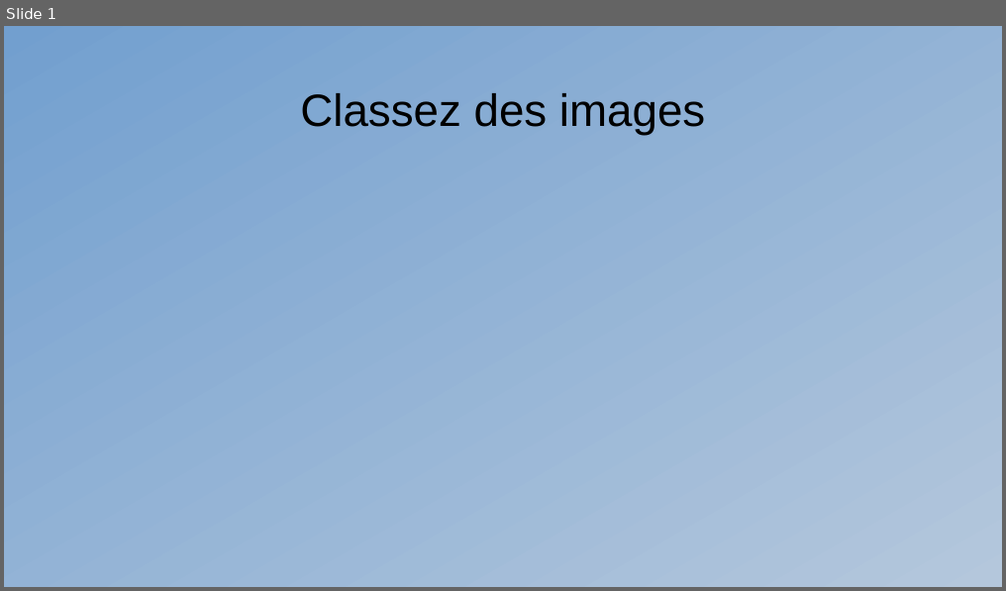
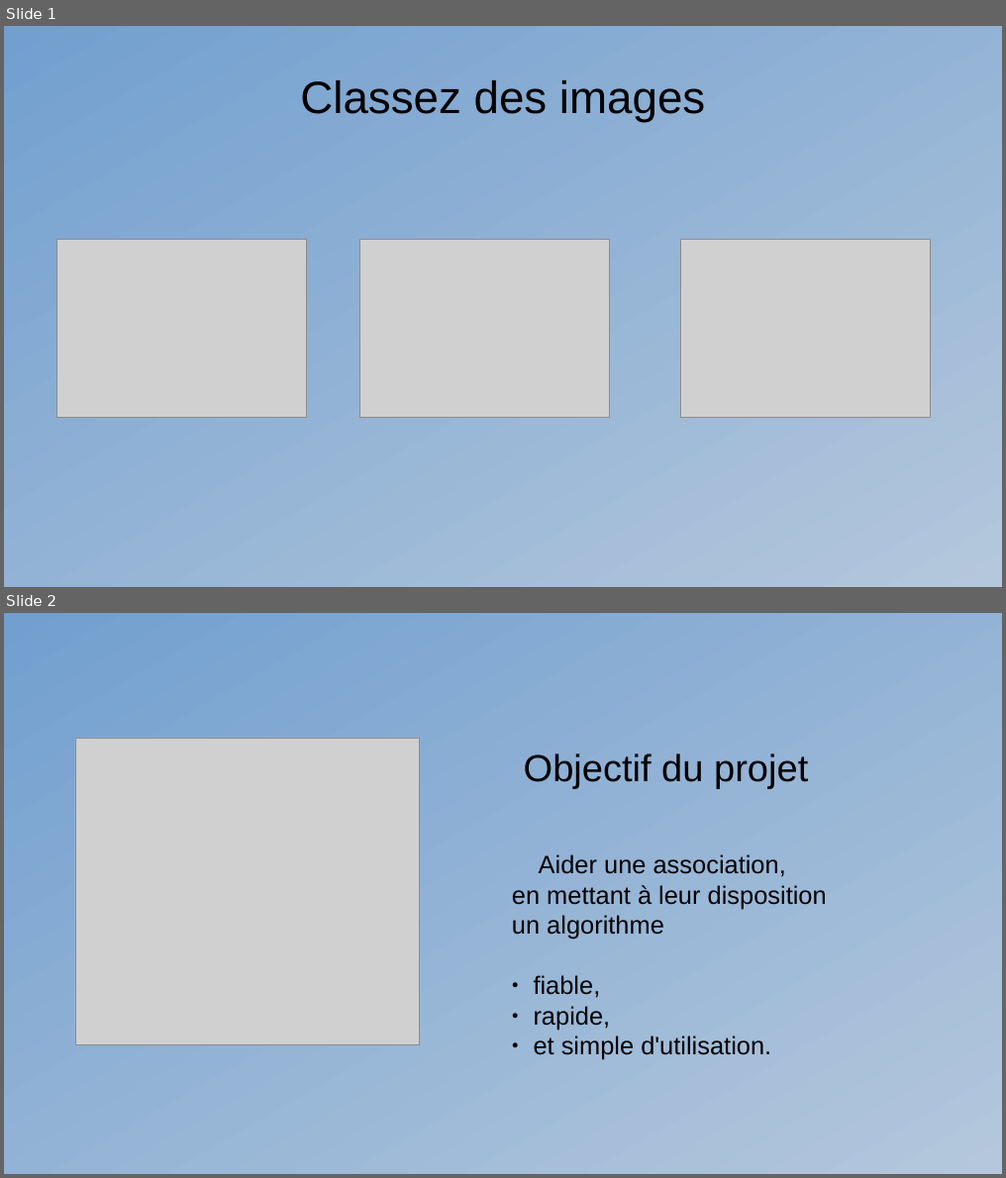
Before and after one commit to Kiwinokoto/OC_projet_6_Classer_des_images, a slide deck: presentation/Oudelet_Kevin_8_presentation_271123.odp. Shown one above the other, each under a label of ours: slide 1 before the commit, slides 1 and 2 after it. The pictures are 1006x591 and 1006x1178 pixels, drawn with LibreOffice and Linux fonts; fonts in the diff are those of the drawing; grey boxes stand for pictures. Boxes give left, top, right and bottom in pixels: in the first picture for what was removed or moved away, otherwise in the second. Text is boxed around its words. In the diff, an @@ line names an element or a change of style, - is before the commit and + after.

```diff
--- a/presentation/Oudelet_Kevin_8_presentation_271123.odp
+++ b/presentation/Oudelet_Kevin_8_presentation_271123.odp
@@ slide 2 added at [4,613,1002,1174], background gradient #729FCF to #B4C7DC @@
@@ picture added at [75,738,420,1045] @@
@@ title added at [524,754,808,789], 30 pt, text #000000 @@
+Objectif du projet
@@ text added at [512,855,827,1060], 20 pt, text #000000 @@
+Aider une association,
+en mettant à leur disposition
+un algorithme
+● fiable,
+● rapide,
+● et simple d'utilisation.
@@ slide 1 changed as well @@
@@ title "Classez des images": place and size @@
-title "Classez des images" at [300,93,705,135]
+title "Classez des images" at [300,80,705,122]
@@ picture added at [57,240,307,418] @@
@@ picture added at [360,240,611,418] @@
@@ picture added at [681,240,932,418] @@
```
Also in this commit, not shown: 7 other slides added, 20 other files.
